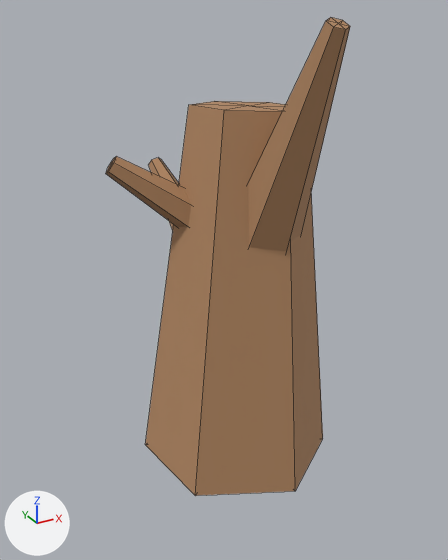
The Blender file assets/game-assets/DeadTreeStump.blend as it was, and as the next commit left it.
One viewpoint serves both versions: a 50 mm camera at (-0.595, -1.026, 0.934) aimed at (0.001, 0.058, 0.392). Every picture has the same lights, and +X, +Y and +Z are marked at lower left. The older version comes first. Mesh edges are drawn as thin lines.

Names of what the first picture shows: 'DeadTreeStump_BrokenTop', 'DeadTreeStump_BrokenTop.001', 'DeadTreeStump_SideStub', 'DeadTreeStump_Trunk'.
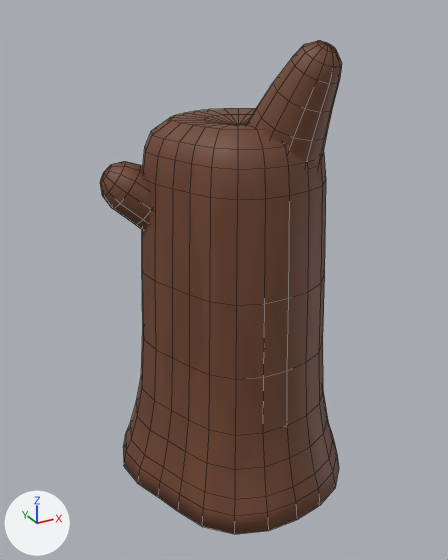
Pixel boxes (x1, y1, x2, y2) of what changed, in the pictures (448 x 560 px):
'DeadTreeStump_Trunk', surface changed, reshaped (21% wider, 8% taller)
    before: (145, 101, 323, 496)
    after: (123, 109, 339, 534)
'DeadTreeStump_BrokenTop', surface changed, reshaped
    before: (248, 17, 350, 251)
    after: (246, 41, 342, 166)
'DeadTreeStump_SideStub', surface changed, reshaped
    before: (106, 156, 191, 227)
    after: (100, 162, 151, 230)
'DeadTreeStump_BrokenTop.001', surface changed, reshaped (not visible afterwards)
    before: (149, 158, 179, 230)
part 1 of me_deadtreestump_trunk_mesh, built on
    before: (145, 101, 323, 496)
    after: (123, 109, 339, 534)
part 3 of me_deadtreestump_brokentop_mesh, reshaped
    before: (248, 17, 350, 251)
    after: (246, 41, 342, 166)
part 5 of me_deadtreestump_sidestub_mesh, built on
    before: (106, 156, 191, 227)
    after: (100, 162, 151, 230)
part 7 of me_deadtreestump_brokentop_mesh_001, built on
    before: (149, 158, 179, 230)

Diff of the bpy script that builds the scene:
```diff
--- a/assets/game-assets/DeadTreeStump.blend.py
+++ b/assets/game-assets/DeadTreeStump.blend.py
@@ mat_material_deadtree_bark @@
 n0 = _N.new('ShaderNodeBsdfPrincipled'); n0.name = 'Principled BSDF'
-n0.inputs[0].default_value = (0.44, 0.24, 0.12, 1.0)  # 'Base Color', brown #b18661
-n0.inputs[2].default_value = 0.86  # 'Roughness'
+n0.inputs[2].default_value = 0.6  # 'Roughness'
 n1 = _N.new('ShaderNodeOutputMaterial'); n1.name = 'Material Output'
+n2 = _N.new('ShaderNodeTexImage'); n2.name = 'Image Texture'
+n2.image = img_bark_webp
+n3 = _N.new('ShaderNodeMix'); n3.name = 'Mix'
+n3.data_type = 'RGBA'
+n3.blend_type = 'MULTIPLY'
+n3.inputs[0].default_value = 1.0  # 'Factor'
+n3.inputs[7].default_value = (0.34, 0.397, 0.591, 1.0)  # 'B', blue #9ea9ca
 _L.new(n0.outputs[0], n1.inputs[0])  # 'BSDF' to 'Surface'
+_L.new(n2.outputs[0], n3.inputs[6])  # 'Color' to 'A'
+_L.new(n3.outputs[2], n0.inputs[0])  # 'Result' to 'Base Color'
@@ mat_material_deadtree_bark_001 @@
 n0 = _N.new('ShaderNodeBsdfPrincipled'); n0.name = 'Principled BSDF'
-n0.inputs[0].default_value = (0.44, 0.24, 0.12, 1.0)  # 'Base Color', brown #b18661
-n0.inputs[2].default_value = 0.86  # 'Roughness'
+n0.inputs[2].default_value = 0.6  # 'Roughness'
 n1 = _N.new('ShaderNodeOutputMaterial'); n1.name = 'Material Output'
+n2 = _N.new('ShaderNodeTexImage'); n2.name = 'Image Texture'
+n2.image = img_bark_webp
+n3 = _N.new('ShaderNodeMix'); n3.name = 'Mix'
+n3.data_type = 'RGBA'
+n3.blend_type = 'MULTIPLY'
+n3.inputs[0].default_value = 1.0  # 'Factor'
+n3.inputs[7].default_value = (0.34, 0.397, 0.591, 1.0)  # 'B', blue #9ea9ca
 _L.new(n0.outputs[0], n1.inputs[0])  # 'BSDF' to 'Surface'
+_L.new(n2.outputs[0], n3.inputs[6])  # 'Color' to 'A'
+_L.new(n3.outputs[2], n0.inputs[0])  # 'Result' to 'Base Color'
@@ me_deadtreestump_trunk_mesh @@
-me_deadtreestump_trunk_mesh.from_pydata(...)  # 14 vertices, 18 faces; spans x -0.193..0.193, y -0.208..0.208, z -0.014..0.768
+me_deadtreestump_trunk_mesh.from_pydata(...)  # 290 vertices, 312 faces; spans x -0.253..0.26, y -0.254..0.246, z -0.02..0.745
+# me_deadtreestump_trunk_mesh part 1: 14 vertices removed from x -0.193..0.193, y -0.208..0.208, z -0.014..0.768; 290 vertices added at x -0.253..0.26, y -0.254..0.246, z -0.02..0.745
+# me_deadtreestump_trunk_mesh part 2: the surface is now shaded smooth
 me_deadtreestump_trunk_mesh.materials.append(mat_material_deadtree_bark)
@@ me_deadtreestump_brokentop_mesh @@
 # used by ob_deadtreestump_brokentop; location = (-0.098, 0.162, -0.1); rotation_euler = (0.338, 0.179, -0.129), in degrees (19, 10, -7.4); scale = (1.07, 1.07, 1.07)
-me_deadtreestump_brokentop_mesh.from_pydata(...)  # 14 vertices, 18 faces; spans x -0.027..0.107, y -0.037..0.097, z 0.61..1.023
+me_deadtreestump_brokentop_mesh.from_pydata(...)  # 97 vertices, 96 faces; spans x -0.066..0.117, y -0.04..0.143, z 0.685..0.976
+# me_deadtreestump_brokentop_mesh part 3: the whole mesh is rebuilt
+# me_deadtreestump_brokentop_mesh part 4: the surface is now shaded smooth
 me_deadtreestump_brokentop_mesh.materials.append(mat_material_deadtree_bark)
@@ me_deadtreestump_sidestub_mesh @@
-me_deadtreestump_sidestub_mesh.from_pydata(...)  # 14 vertices, 18 faces; spans x -0.231..0.06, y -0.03..0.118, z 0.435..0.676
+me_deadtreestump_sidestub_mesh.from_pydata(...)  # 97 vertices, 96 faces; spans x -0.247..0.042, y -0.042..0.128, z 0.408..0.668
+# me_deadtreestump_sidestub_mesh part 5: the whole mesh is rebuilt
+# me_deadtreestump_sidestub_mesh part 6: the surface is now shaded smooth
 me_deadtreestump_sidestub_mesh.materials.append(mat_material_deadtree_bark)
@@ me_deadtreestump_brokentop_mesh_001 @@
 # used by ob_deadtreestump_brokentop_001; location = (0.0, -0.426, 0.0); rotation_euler = (-0.979, 0.0, 0.0), in degrees (-56, 0, 0)
-me_deadtreestump_brokentop_mesh_001.from_pydata(...)  # 14 vertices, 18 faces; spans x -0.027..0.107, y -0.037..0.097, z 0.61..1.023
+me_deadtreestump_brokentop_mesh_001.from_pydata(...)  # 97 vertices, 96 faces; spans x -0.05..0.09, y -0.081..0.059, z 0.59..1.004
+# me_deadtreestump_brokentop_mesh_001 part 7: the whole mesh is rebuilt
+# me_deadtreestump_brokentop_mesh_001 part 8: the surface is now shaded smooth
 me_deadtreestump_brokentop_mesh_001.materials.append(mat_material_deadtree_bark_001)
```
